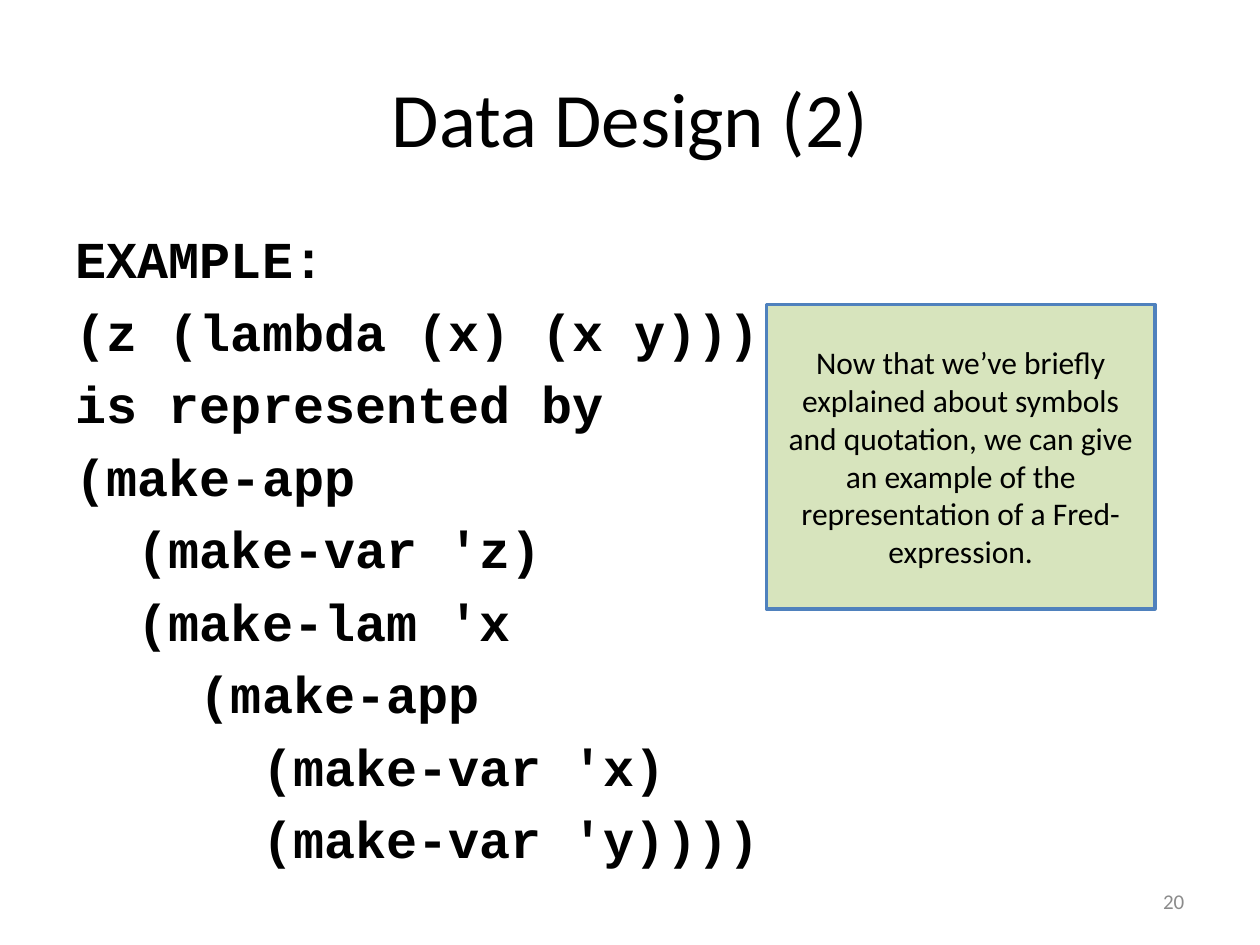
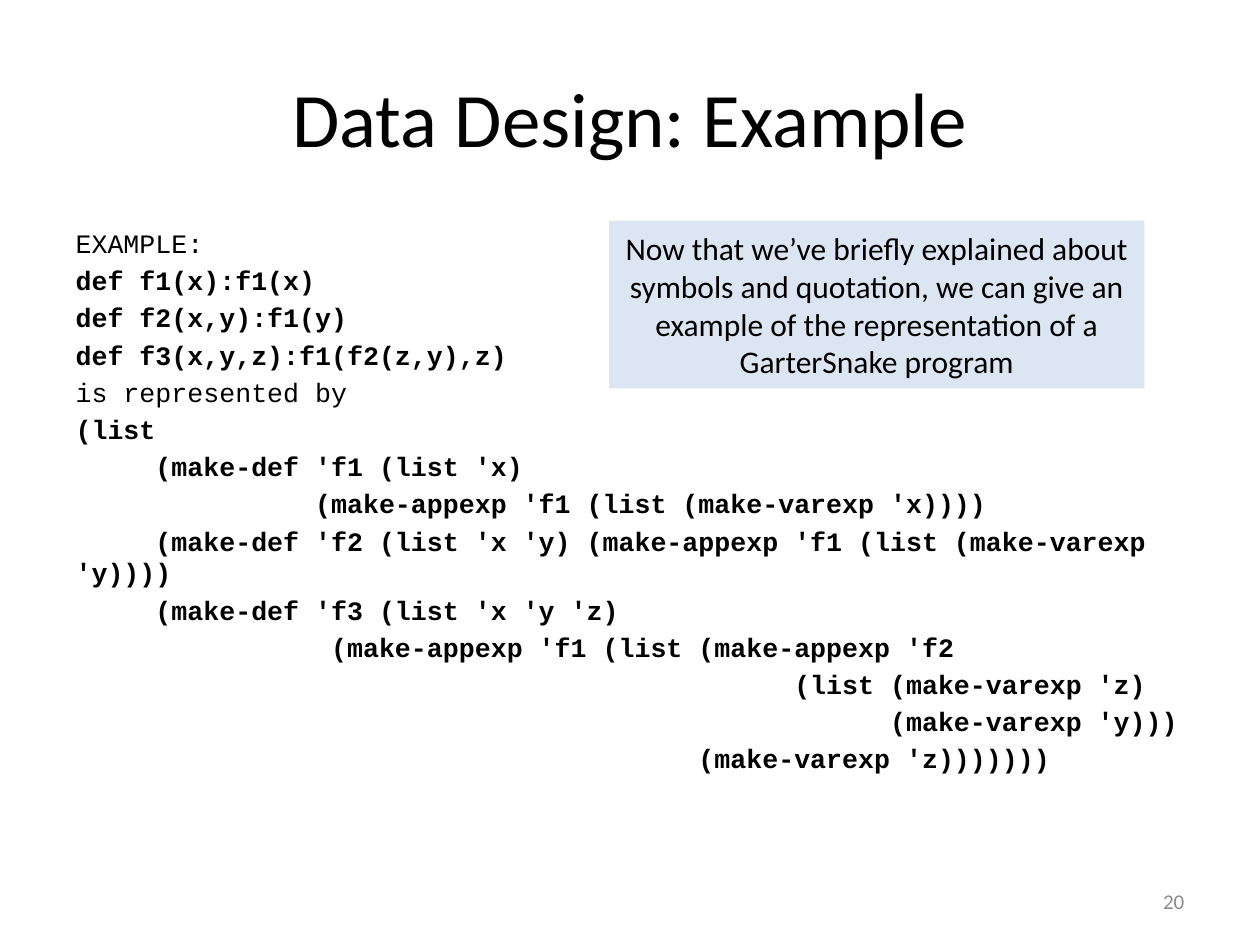
Before and after one commit to mwand/cs5010f16, a slide deck: slide 20 of Slides/Lesson 7.4 Case Study-- Undefined Variables.pptx. Drawn at 1260x945 pixels with LibreOffice and Linux fonts; fonts in the diff are those of the drawing. Boxes give left, top, right and bottom in pixels: in the first picture for what was removed or moved away, otherwise in the second. Text is boxed around its words. In the diff, an @@ line names an element or a change of style, - is before the commit and + after.

Commit message:
finished M07 GarterSnake example

```diff
--- a/Slides/Lesson 7.4 Case Study-- Undefined Variables.pptx
+++ b/Slides/Lesson 7.4 Case Study-- Undefined Variables.pptx
@@ title at (x1=292, y1=93, x2=967, y2=161): text changed @@
-Data Design (2)
+Data Design: Example
@@ text at (x1=76, y1=235, x2=347, y2=408): size 29.6 to 15.2 pt, bold off in "EXAMPLE:", "is represented by"; less space between paragraphs @@
@@ rectangle "Now that we’ve briefly explained ..." resized from (x1=766, y1=305, x2=1154, y2=610) to (x1=609, y1=220, x2=1144, y2=388) @@
@@ rectangle "Now that we’ve briefly explained ..." at (x1=609, y1=220, x2=1144, y2=388): fill #D7E4BD to #DCE6F2; outline #4F81BD 2 pt to none @@
@@ text in rectangle at (x1=626, y1=238, x2=1127, y2=379): text changed @@
-Now that we’ve briefly explained about symbols and quotation, we can give an example of the representation of a Fred-expression.
+Now that we’ve briefly explained about symbols and quotation, we can give an example of the representation of a GarterSnake program
@@ text at (x1=76, y1=271, x2=506, y2=371): text changed; size 29.6 to 15.2 pt @@
-(z (lambda (x) (x y)))
+def f1(x):f1(x)
+def f2(x,y):f1(y)
+def f3(x,y,z):f1(f2(z,y),z)
@@ text at (x1=76, y1=420, x2=1178, y2=774): text changed; size 29.6 to 15.2 pt @@
-(make-app
-(make-var 'z)
-(make-lam 'x
-(make-app
-(make-var 'x)
-(make-var 'y))))
+(list
+(make-def 'f1 (list 'x)
+(make-appexp 'f1 (list (make-varexp 'x))))
+(make-def 'f2 (list 'x 'y) (make-appexp 'f1 (list (make-varexp 'y))))
+(make-def 'f3 (list 'x 'y 'z)
+(make-appexp 'f1 (list (make-appexp 'f2
+(list (make-varexp 'z)
+(make-varexp 'y)))
+(make-varexp 'z)))))))
```
Also in this commit, not shown: 7 other slides changed, 10 slides added, 9 slides removed, 7 other files.
